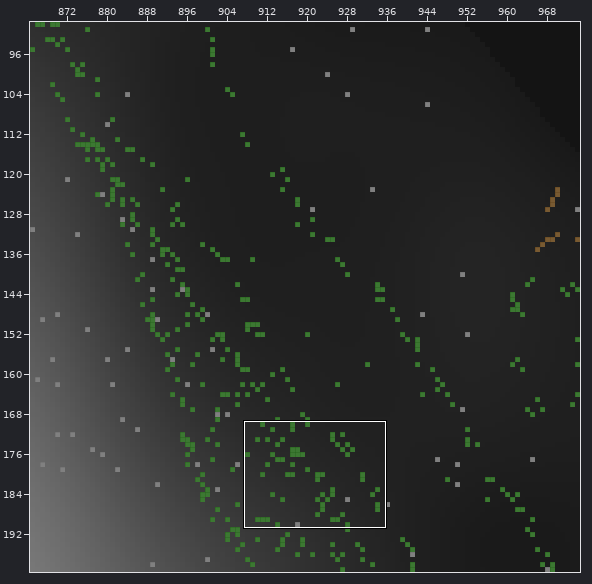
A Tiled map gets an edit: content/core/maps/karhumaki.tmx. Above: a wide view before the commit, with the close-up outlined.
Close-up. First the earlier version:
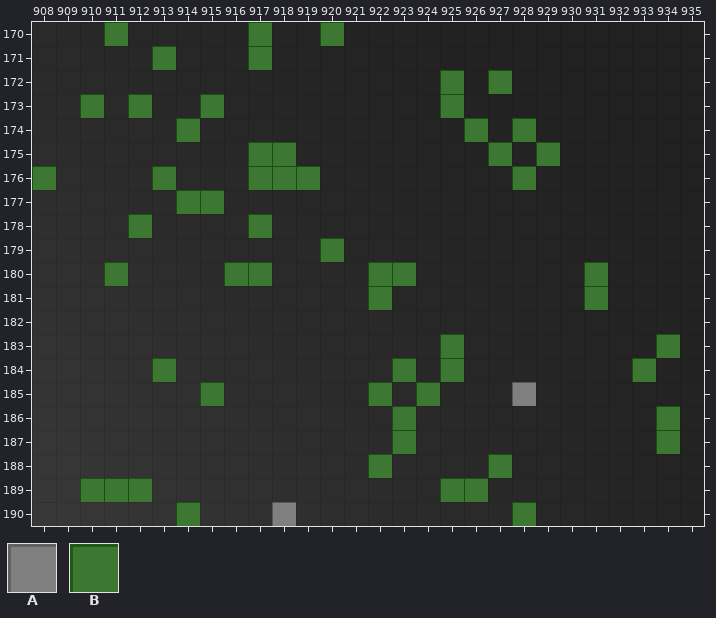
Cells are 16x16 px. Shown: x 908..935, y 170..190. The commit also changed other parts of the map, which this record leaves out.
Key: from "obstacles": A 0, B 1.
_ is an empty cell.
Layers that did not change in this view are not listed.
Layer "obstacles" before, first column x 908:
170 ___B_____B__B_______________
171 _____B___B__________________
172 _________________B_B________
173 __B_B__B_________B__________
174 ______B___________B_B_______
175 _________BB________B_B______
176 B____B___BBB________B_______
177 ______BB____________________
178 ____B____B__________________
179 ____________B_______________
180 ___B____BB____BB_______B____
181 ______________B________B____
182 ____________________________
183 _________________B________B_
184 _____B_________B_B_______B__
185 _______B______B_B___A_______
186 _______________B__________B_
187 _______________B__________B_
188 ______________B____B________
189 __BBB____________BB_________
190 ______B___A_________B_______
New version:
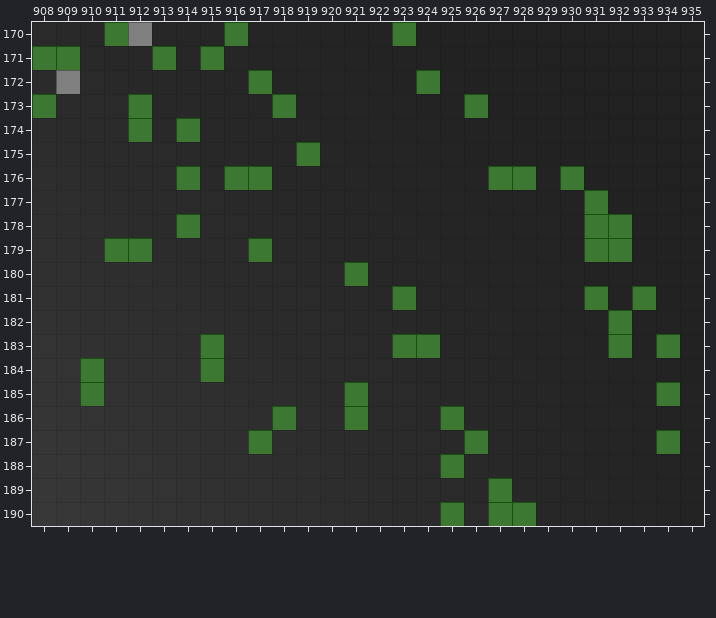
Edits made:
Changed rows in their new state; . is an unchanged cell.
Layer "obstacles":
first column x 908:
170 ....A...B_.._..B...........
171 BB.....B._.................
172 .A.......B......B_._.......
173 B._...._..B......_B........
174 ....B............._._......
175 .........__B......._._.....
176 _...._B.B.__.......B..B....
177 ......__...............B...
178 ...._.B.._.............BB..
179 ...BB....B.._..........BB..
180 ..._....__...B__......._...
181 .............._B.........B.
182 ........................B..
183 .......B.......BB_......B..
184 ..B.._.B......._._......._.
185 ..B...._.....B_._..._.....B
186 ..........B..B._.B........_
187 .........B....._..B........
188 .............._..B._.......
189 ..___............__B.......
190 ......_..._......B.B.......
